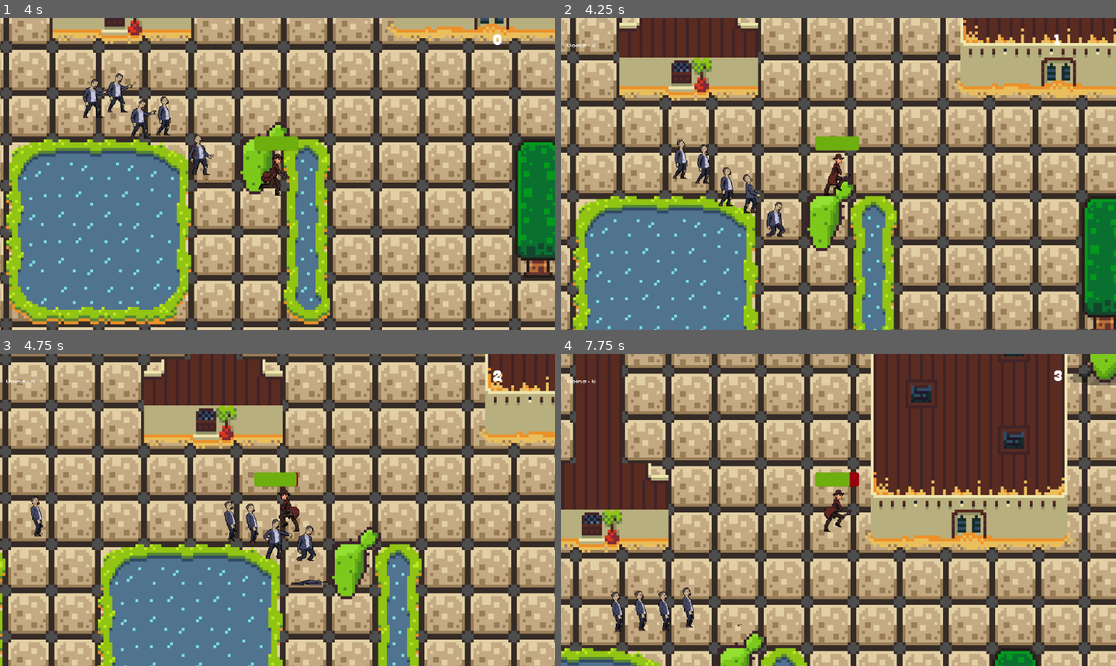
Above: before the commit, frames 1-4 (two rows, left to right).
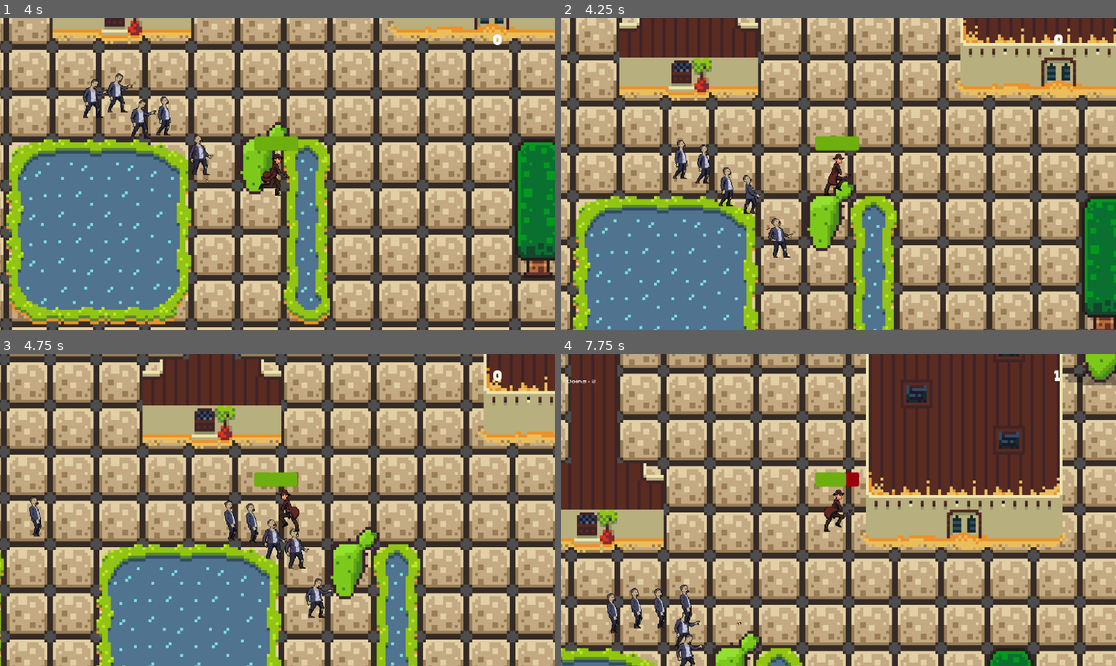
Above: after the commit, the same moments.

Repository: shauryaexe1/Zombie-Wars-
Game: Godot game, scene res://Scenes/main_menu.tscn
The game is run twice, just before and just after one commit, with the same random seed, the same clock (stepped at 60 frames per second) and the same inputs.
Inputs (mouse positions are in pixels of both pictures, inside the frame that each line leads up to):
- Up to frame 1 (4 s): click (271, 177) at 0.5 s; move the mouse to (399, 158) at 1.27 s; hold Right (ui_right) 1.28-2.03 s; click (399, 158) at 1.35 s; move the mouse to (166, 189) at 2.02 s; hold Down (ui_down) 2.03-2.78 s; click (166, 189) at 2.1 s; move the mouse to (333, 105) at 2.77 s; hold Right (ui_right) 2.78-3.53 s; click (333, 105) at 2.85 s; move the mouse to (249, 236) at 3.52 s; hold Up (ui_up) from 3.53 s (still down); click (249, 236) at 3.6 s
- Up to frame 2 (4.25 s): keep holding Up (ui_up)
- Up to frame 3 (4.75 s): move the mouse to (444, 556) at 4.27 s; release Up (ui_up) at 4.28 s; hold Left (ui_left) from 4.28 s (still down); click (444, 556) at 4.35 s
- Up to frame 4 (7.75 s): move the mouse to (672, 463) at 5.02 s; click (672, 463) at 5.1 s; move the mouse to (866, 510) at 5.77 s; release Left (ui_left) at 5.78 s; hold Down (ui_down) 5.78-6.53 s; click (866, 510) at 5.85 s; move the mouse to (755, 432) at 6.52 s; hold Right (ui_right) 6.53-7.28 s; click (755, 432) at 6.6 s; move the mouse to (960, 494) at 7.27 s; hold Up (ui_up) from 7.28 s (still down); click (960, 494) at 7.35 s

Frame 1 is identical in both runs. In frame 2, 0.5% of the frame differs, in the area x 1-91%, y 5-77%; in frame 3, 18%; in frame 4, 46%, in the area x 0-100%, y 0-100%.

Commit message:
working on sprint 6
i play tested my zombies and to increase difficulty i changed the amount of bullets taken to kill zombie from 2 to 3. Also for the upgrade menu i made the upgrades expensive hence it will be a bit harder to obtain them now.

Diff:
--- a/Scenes/upgrade_menu.tscn
+++ b/Scenes/upgrade_menu.tscn
@@ -8,7 +8,6 @@
 [ext_resource type="PackedScene" uid="uid://dna3rxf2cwvxl" path="res://Scenes/coins.tscn" id="7_lpopj"]
 [ext_resource type="LabelSettings" uid="uid://b5atkdx3rt028" path="res://font/new_label_settings.tres" id="7_mpwqm"]
 [ext_resource type="FontFile" uid="uid://cgx83prcugr15" path="res://font/Pixelify_Sans/PixelifySans-VariableFont_wght.ttf" id="7_v4egn"]
-[ext_resource type="Texture2D" uid="uid://j02ptlgn5mjq" path="res://Assests/brackeys_platformer_assets/Screenshot 2026-09-25 at 1.17.31 PM.png" id="9_d1lbs"]
 [ext_resource type="Texture2D" uid="uid://krkfdcnoocbw" path="res://font/Screenshot 2026-09-27 at 2.36.15 PM.png" id="10_d1lbs"]
 
 [sub_resource type="LabelSettings" id="LabelSettings_d1lbs"]
@@ -113,14 +112,9 @@
 position = Vector2(1079, 84)
 scale = Vector2(1.5025487, 1.5452545)
 
-[node name="UpgradeMenuBackground" type="Sprite2D" parent="." unique_id=1596873878]
-position = Vector2(492, 1628)
-scale = Vector2(0.80235785, 0.817786)
-texture = ExtResource("9_d1lbs")
-
-[node name="Screenshot20260927At2_36_15Pm" type="Sprite2D" parent="." unique_id=8672555]
-position = Vector2(576.5848, 326.83325)
-scale = Vector2(0.6781731, 0.6781731)
+[node name="UpgradeMenu" type="Sprite2D" parent="." unique_id=8672555]
+position = Vector2(575.50006, 326.5)
+scale = Vector2(0.682304, 0.67887026)
 texture = ExtResource("10_d1lbs")
 
 [connection signal="pressed" from="Button_manager/FIRE_RATE" to="." method="_on_fire_rate_pressed"]
--- a/Scripts/zombie.gd
+++ b/Scripts/zombie.gd
@@ -1,7 +1,7 @@
 extends CharacterBody2D
 const speed = 40
 const attack_range = 6.0
-var health = 2
+var health = 3
 var dead: bool = false
 
 @export var player: Node2D
